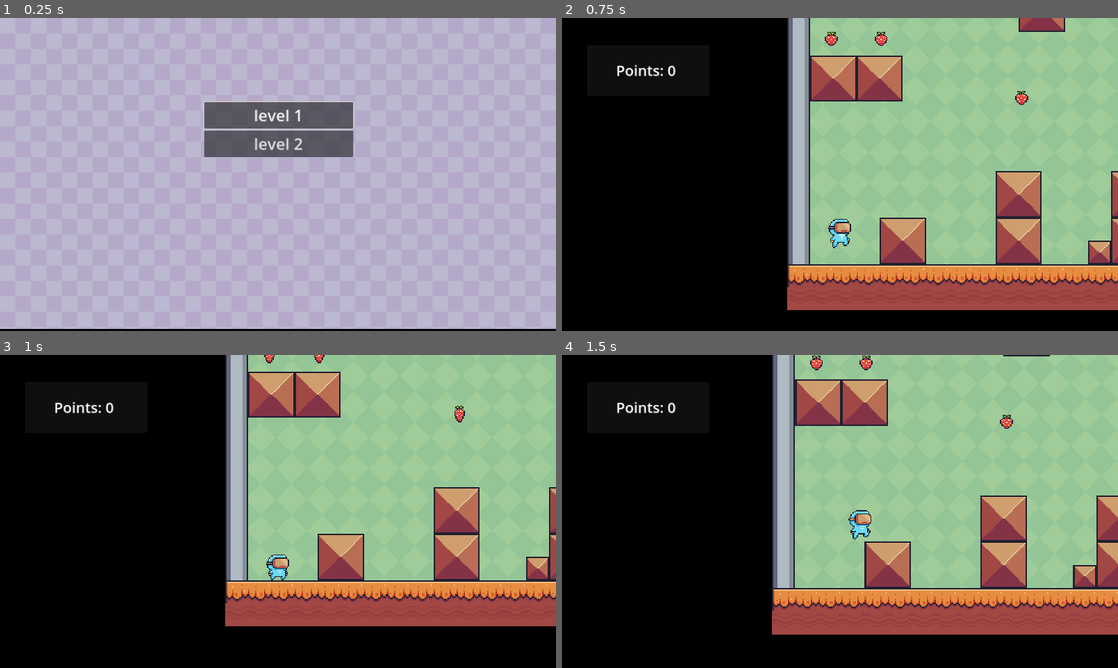
Above: before the commit, frames 1-4 (two rows, left to right).
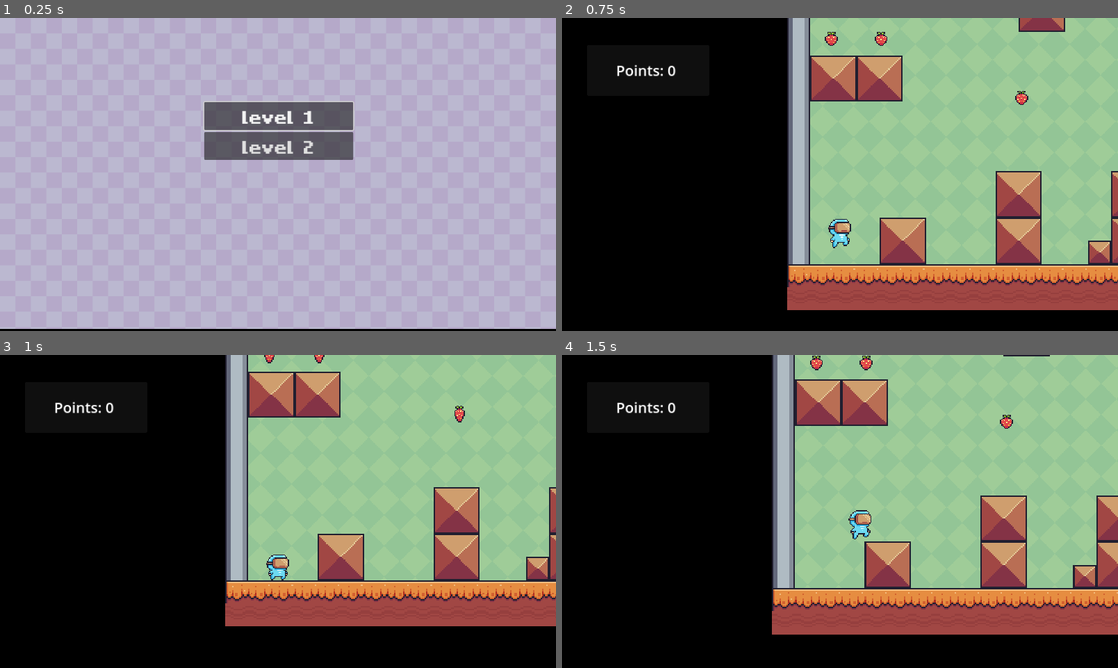
Above: after the commit, the same moments.

Repository: ruizivo/game-godot
Game: Godot game, scene res://scenes/mainMenu.tscn
The game is run twice, just before and just after one commit, with the same random seed, the same clock (stepped at 60 frames per second) and the same inputs.
Inputs:
- Up to frame 1 (0.25 s): no input
- Up to frame 2 (0.75 s): click "level 2" at 0.5 s
- Up to frame 3 (1 s): no input
- Up to frame 4 (1.5 s): hold Right (right) from 1.28 s (still down); tap Space (jump) at 1.35 s

The runs differ from the first frame. In frame 1, 1.2% of the frame differs, in the area x 36-64%, y 29-46%; in frame 2, nothing differs; in frame 3, nothing differs; in frame 4, nothing differs.

Commit message:
adicionado musica de background e sons de pulo e coleta de itens

Diff:
--- a/scenes/collectable.gd
+++ b/scenes/collectable.gd
@@ -1,9 +1,19 @@
 extends Area2D
 
 @onready var game_manager = %GameManager
+@onready var player = $coinFx
+@onready var collision = $CollisionShape2D
+@onready var anim = $AnimatedSprite2D
 
 
 func _on_body_entered(body):
 	if body.name == "CharacterBody2D":
+		anim.play("collect")
+		player.play()
+		game_manager.add_points()
+		collision.call_deferred("queue_free")
+
+
+func _on_animated_sprite_2d_animation_finished():
+	if anim.animation == "collect":
 		queue_free()
-		game_manager.add_points()
--- a/scenes/collectable.tscn
+++ b/scenes/collectable.tscn
@@ -1,7 +1,33 @@
-[gd_scene load_steps=22 format=3 uid="uid://dqx80gn4kdc8p"]
+[gd_scene load_steps=30 format=3 uid="uid://dqx80gn4kdc8p"]
 
 [ext_resource type="Texture2D" uid="uid://d2inkbucyreqm" path="res://resources/Items/Fruits/Strawberry.png" id="1_fr2dw"]
 [ext_resource type="Script" path="res://scenes/collectable.gd" id="1_gjugh"]
+[ext_resource type="Texture2D" uid="uid://dvealojspavh8" path="res://resources/Items/Fruits/Collected.png" id="3_7boo8"]
+[ext_resource type="AudioStream" uid="uid://k7v6y74lyay7" path="res://retro-coin-03.wav" id="3_w4sq1"]
+
+[sub_resource type="AtlasTexture" id="AtlasTexture_j6eoi"]
+atlas = ExtResource("3_7boo8")
+region = Rect2(0, 0, 32, 32)
+
+[sub_resource type="AtlasTexture" id="AtlasTexture_qlfxh"]
+atlas = ExtResource("3_7boo8")
+region = Rect2(32, 0, 32, 32)
+
+[sub_resource type="AtlasTexture" id="AtlasTexture_rvu5y"]
+atlas = ExtResource("3_7boo8")
+region = Rect2(64, 0, 32, 32)
+
+[sub_resource type="AtlasTexture" id="AtlasTexture_l34de"]
+atlas = ExtResource("3_7boo8")
+region = Rect2(96, 0, 32, 32)
+
+[sub_resource type="AtlasTexture" id="AtlasTexture_vfguq"]
+atlas = ExtResource("3_7boo8")
+region = Rect2(128, 0, 32, 32)
+
+[sub_resource type="AtlasTexture" id="AtlasTexture_3kop1"]
+atlas = ExtResource("3_7boo8")
+region = Rect2(160, 0, 32, 32)
 
 [sub_resource type="AtlasTexture" id="AtlasTexture_yrd6b"]
 atlas = ExtResource("1_fr2dw")
@@ -73,6 +99,29 @@
 
 [sub_resource type="SpriteFrames" id="SpriteFrames_xubha"]
 animations = [{
+"frames": [{
+"duration": 1.0,
+"texture": SubResource("AtlasTexture_j6eoi")
+}, {
+"duration": 1.0,
+"texture": SubResource("AtlasTexture_qlfxh")
+}, {
+"duration": 1.0,
+"texture": SubResource("AtlasTexture_rvu5y")
+}, {
+"duration": 1.0,
+"texture": SubResource("AtlasTexture_l34de")
+}, {
+"duration": 1.0,
+"texture": SubResource("AtlasTexture_vfguq")
+}, {
+"duration": 1.0,
+"texture": SubResource("AtlasTexture_3kop1")
+}],
+"loop": false,
+"name": &"collect",
+"speed": 22.0
+}, {
 "frames": [{
 "duration": 1.0,
 "texture": SubResource("AtlasTexture_yrd6b")
@@ -136,15 +185,19 @@
 [node name="Collectable" type="Area2D"]
 script = ExtResource("1_gjugh")
 
+[node name="coinFx" type="AudioStreamPlayer" parent="."]
+stream = ExtResource("3_w4sq1")
+
 [node name="AnimatedSprite2D" type="AnimatedSprite2D" parent="."]
 texture_filter = 1
 position = Vector2(0, 1)
 scale = Vector2(2.4375, 2.125)
 sprite_frames = SubResource("SpriteFrames_xubha")
+animation = &"collect"
 autoplay = "default"
-frame_progress = 0.605704
 
 [node name="CollisionShape2D" type="CollisionShape2D" parent="."]
 shape = SubResource("CircleShape2D_fjifu")
 
 [connection signal="body_entered" from="." to="." method="_on_body_entered"]
+[connection signal="animation_finished" from="AnimatedSprite2D" to="." method="_on_animated_sprite_2d_animation_finished"]
--- a/scenes/level1.tscn
+++ b/scenes/level1.tscn
@@ -1,5 +1,6 @@
-[gd_scene load_steps=11 format=3 uid="uid://dhyhtm2fceal4"]
-
+[gd_scene load_steps=12 format=3 uid="uid://dhyhtm2fceal4"]
+
+[ext_resource type="AudioStream" uid="uid://c00esqiexsv34" path="res://its-time-for-an-adventure.wav" id="1_eixoj"]
 [ext_resource type="Script" path="res://GameManager.gd" id="1_r8l1p"]
 [ext_resource type="Texture2D" uid="uid://dilpegkofeadg" path="res://resources/Background/Gray.png" id="2_4h6kp"]
 [ext_resource type="Texture2D" uid="uid://tkpsrskhajcc" path="res://resources/Terrain/Terrain (16x16).png" id="3_ex4sh"]
@@ -580,6 +581,11 @@
 
 [node name="Node" type="Node"]
 
+[node name="AudioStreamPlayer" type="AudioStreamPlayer" parent="."]
+stream = ExtResource("1_eixoj")
+volume_db = -10.196
+autoplay = true
+
 [node name="PauseMenu" parent="." instance=ExtResource("8_rqqj4")]
 
 [node name="GameManager" type="Node" parent="."]
--- a/scenes/level2.tscn
+++ b/scenes/level2.tscn
@@ -8,6 +8,7 @@
 [ext_resource type="PackedScene" uid="uid://dqx80gn4kdc8p" path="res://scenes/collectable.tscn" id="5_8u4ls"]
 [ext_resource type="PackedScene" uid="uid://2dwbx1e10xs5" path="res://scenes/finish.tscn" id="6_8g37b"]
 [ext_resource type="PackedScene" uid="uid://caarlrhqy5bd5" path="res://scenes/mainMenu.tscn" id="7_q02gv"]
+[ext_resource type="AudioStream" uid="uid://c00esqiexsv34" path="res://its-time-for-an-adventure.wav" id="9_x83yh"]
 
 [sub_resource type="TileSetAtlasSource" id="TileSetAtlasSource_x87c0"]
 texture = ExtResource("3_j2ujw")
@@ -682,4 +683,9 @@
 horizontal_alignment = 1
 vertical_alignment = 1
 
+[node name="AudioStreamPlayer" type="AudioStreamPlayer" parent="."]
+stream = ExtResource("9_x83yh")
+volume_db = -10.0
+autoplay = true
+
 [connection signal="ready" from="SceneObjects/Finish" to="SceneObjects/Finish" method="_on_ready"]
--- a/scenes/main-character .tscn
+++ b/scenes/main-character .tscn
@@ -1,10 +1,11 @@
-[gd_scene load_steps=35 format=3 uid="uid://dr3x1fk78awst"]
+[gd_scene load_steps=36 format=3 uid="uid://dr3x1fk78awst"]
 
 [ext_resource type="Texture2D" uid="uid://ni31e0224hu6" path="res://resources/Main Characters/Virtual Guy/Jump (32x32).png" id="1_jpc83"]
 [ext_resource type="Script" path="res://scenes/main-character.gd" id="1_puay7"]
 [ext_resource type="Texture2D" uid="uid://cj18pcmjisna6" path="res://resources/Main Characters/Virtual Guy/Idle (32x32).png" id="2_t5x0s"]
 [ext_resource type="Texture2D" uid="uid://fqr4i2nbmvtj" path="res://resources/Main Characters/Virtual Guy/Double Jump (32x32).png" id="3_klsh8"]
 [ext_resource type="Texture2D" uid="uid://cnq8ebhsqhhiw" path="res://resources/Main Characters/Virtual Guy/Run (32x32).png" id="4_i0ymo"]
+[ext_resource type="AudioStream" uid="uid://byew5il44ppyo" path="res://retro-jump-02.wav" id="6_1l8ub"]
 
 [sub_resource type="CapsuleShape2D" id="CapsuleShape2D_2g468"]
 radius = 23.0
@@ -238,4 +239,8 @@
 autoplay = "default"
 frame_progress = 0.521672
 
+[node name="player" type="AudioStreamPlayer" parent="."]
+stream = ExtResource("6_1l8ub")
+volume_db = -16.569
+
 [connection signal="ready" from="Sprite2D" to="." method="_on_sprite_2d_ready"]
--- a/scenes/main-character.gd
+++ b/scenes/main-character.gd
@@ -4,6 +4,7 @@
 const SPEED = 400.0
 const JUMP_VELOCITY = -900.0
 @onready var sprite_2d = $Sprite2D
+@onready var player = $player
 
 # Get the gravity from the project settings to be synced with RigidBody nodes.
 var gravity = ProjectSettings.get_setting("physics/2d/default_gravity")
@@ -25,15 +26,18 @@
 		velocity.y += gravity * delta
 		sprite_2d.animation = "jumping"
 
+
 		if Input.is_action_just_pressed("jump") and not isInDoubleJump:
 			velocity.y = JUMP_VELOCITY
 			isInDoubleJump = true;
+			player.play()
 	else:
 		isInDoubleJump = false;
 
 	# Handle jump.
 	if Input.is_action_just_pressed("jump") and is_on_floor():
 		velocity.y = JUMP_VELOCITY
+		player.play()
 
 	# Get the input direction and handle the movement/deceleration.
 	# As good practice, you should replace UI actions with custom gameplay actions.
--- a/scenes/mainMenu.tscn
+++ b/scenes/mainMenu.tscn
@@ -1,7 +1,8 @@
-[gd_scene load_steps=3 format=3 uid="uid://caarlrhqy5bd5"]
+[gd_scene load_steps=4 format=3 uid="uid://caarlrhqy5bd5"]
 
 [ext_resource type="Script" path="res://scenes/mainMenu.gd" id="1_vsy1k"]
 [ext_resource type="Texture2D" uid="uid://1tj1oh1cl0yr" path="res://resources/Background/Purple.png" id="2_5unxd"]
+[ext_resource type="FontFile" uid="uid://biv0aa120py0f" path="res://MatchupPro.ttf" id="3_fqqic"]
 
 [node name="MainMenu" type="Node"]
 script = ExtResource("1_vsy1k")
@@ -30,14 +31,16 @@
 layout_mode = 2
 focus_next = NodePath("../level2")
 focus_previous = NodePath("../level2")
-theme_override_font_sizes/font_size = 33
+theme_override_fonts/font = ExtResource("3_fqqic")
+theme_override_font_sizes/font_size = 60
 text = "level 1"
 
 [node name="level2" type="Button" parent="TextureRect/VBoxContainer"]
 layout_mode = 2
 focus_next = NodePath("../level1")
 focus_previous = NodePath("../level1")
-theme_override_font_sizes/font_size = 33
+theme_override_fonts/font = ExtResource("3_fqqic")
+theme_override_font_sizes/font_size = 60
 text = "level 2"
 
 [connection signal="pressed" from="TextureRect/VBoxContainer/level1" to="." method="_on_level_1_pressed"]
Not shown, added: Jump 1.wav.import
Binary file added: MatchupPro.ttf
Not shown, added: MatchupPro.ttf.import
Not shown, added: its-time-for-an-adventure.wav.import
Not shown, added: retro-coin-03.wav.import
Not shown, added: retro-jump-02.wav.import
Not shown: 1 places in scenes/level2.tscn that only renumber resources
Not shown, added: Jump 1.wav
Not shown, added: its-time-for-an-adventure.wav
Not shown, added: retro-coin-03.wav
Not shown, added: retro-jump-02.wav
